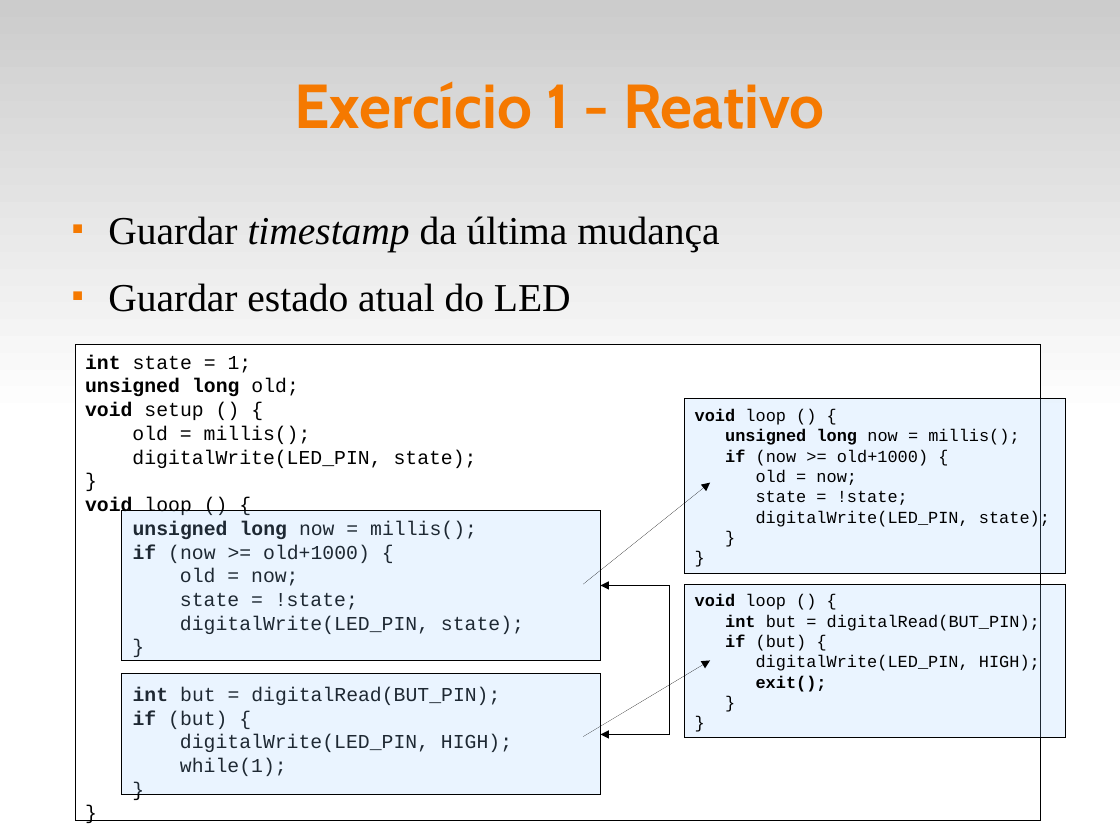
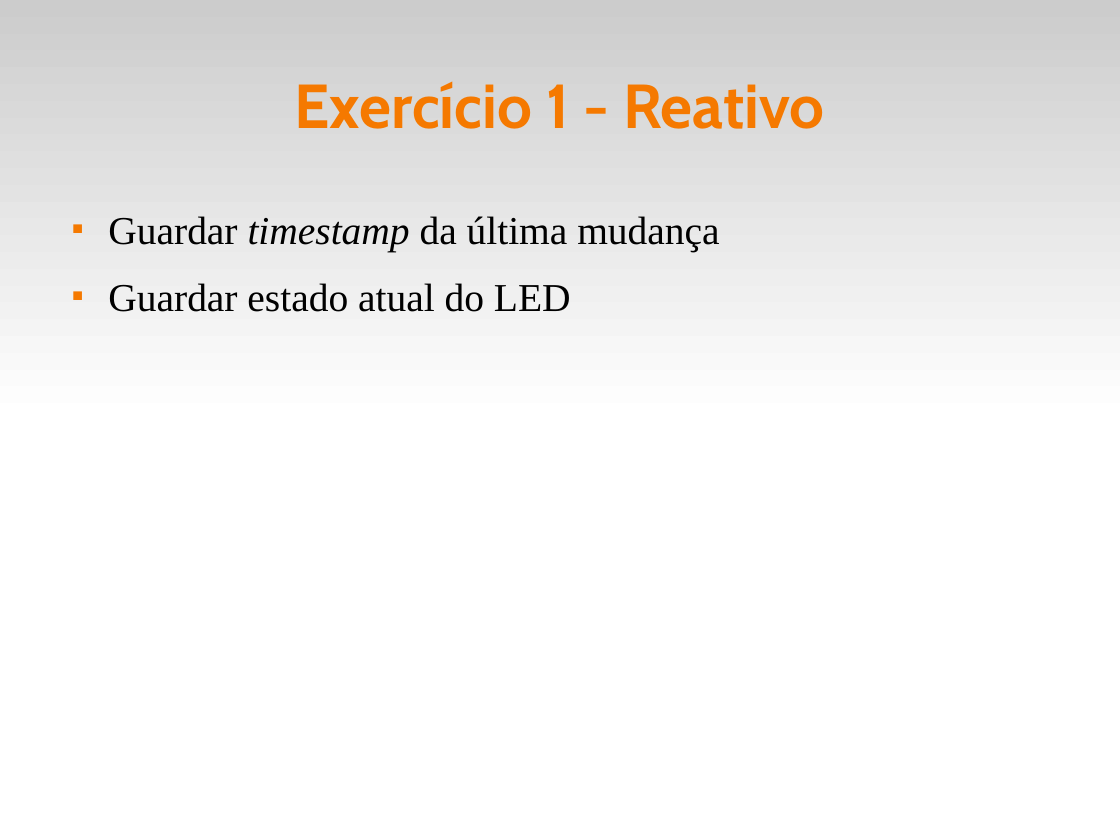
Before and after one commit to fsantanna-uerj/reativos, a slide deck: slide 10 of slides/02_arduino.odp. Drawn at 1120x840 pixels with LibreOffice and Linux fonts; fonts in the diff are those of the drawing. Boxes give left, top, right and bottom in pixels: in the first picture for what was removed or moved away, otherwise in the second. Text is boxed around its words. In the diff, an @@ line names an element or a change of style, - is before the commit and + after.

```diff
--- a/slides/02_arduino.odp
+++ b/slides/02_arduino.odp
@@ rectangle removed at (75,345,1041,821) @@
-int state = 1;
-unsigned long old;
-void setup () {
-old = millis();
-digitalWrite(LED_PIN, state);
-}
-void loop () {
-unsigned long now = millis();
-if (now >= old+1000) {
-old = now;
-state = !state;
-digitalWrite(LED_PIN, state);
-}
-int but = digitalRead(BUT_PIN);
-if (but) {
-digitalWrite(LED_PIN, HIGH);
-while(1);
-}
-}
@@ rectangle removed at (685,398,1066,573) @@
-void loop () {
-unsigned long now = millis();
-if (now >= old+1000) {
-old = now;
-state = !state;
-digitalWrite(LED_PIN, state);
-}
-}
@@ arrow removed from (583, 584) to (710, 483) @@
@@ rectangle removed at (122,511,601,661) @@
@@ elbow double arrow removed from (601, 585) to (601, 735) @@
@@ rectangle removed at (685,584,1066,738) @@
-void loop () {
-int but = digitalRead(BUT_PIN);
-if (but) {
-digitalWrite(LED_PIN, HIGH);
-exit();
-}
-}
@@ rectangle removed at (122,674,601,795) @@
@@ arrow removed from (583, 737) to (710, 661) @@
```
Also in this commit, not shown: 1 other slide changed, 1 slide added, 1 slide removed, 11 other files.
